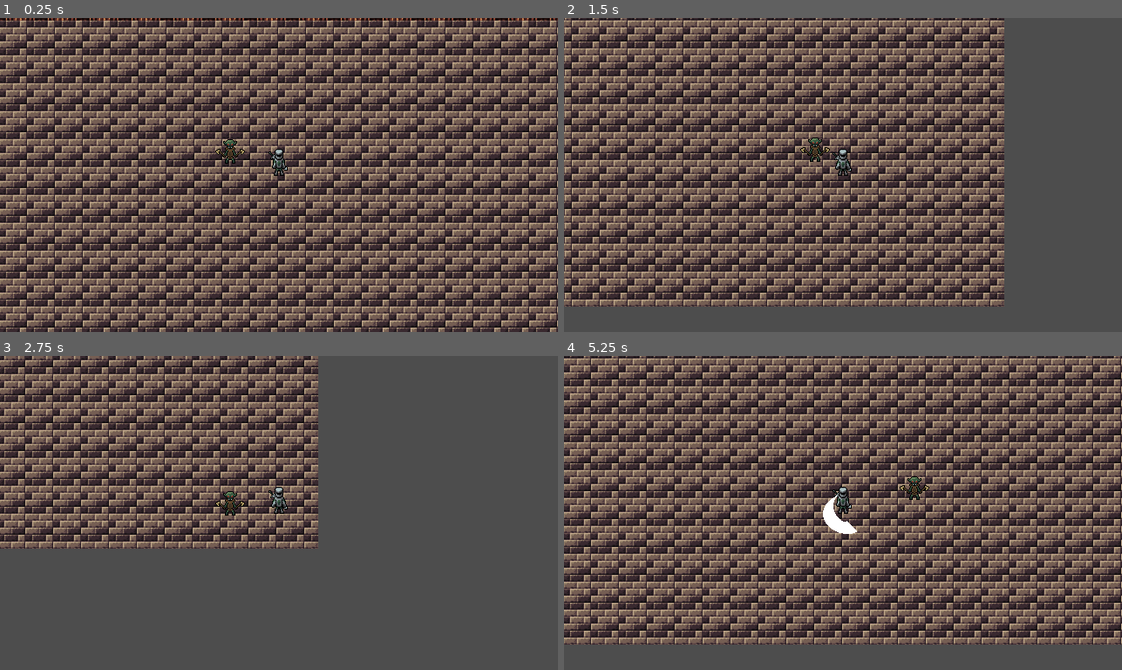
Above: before the commit, frames 1-4 (two rows, left to right).
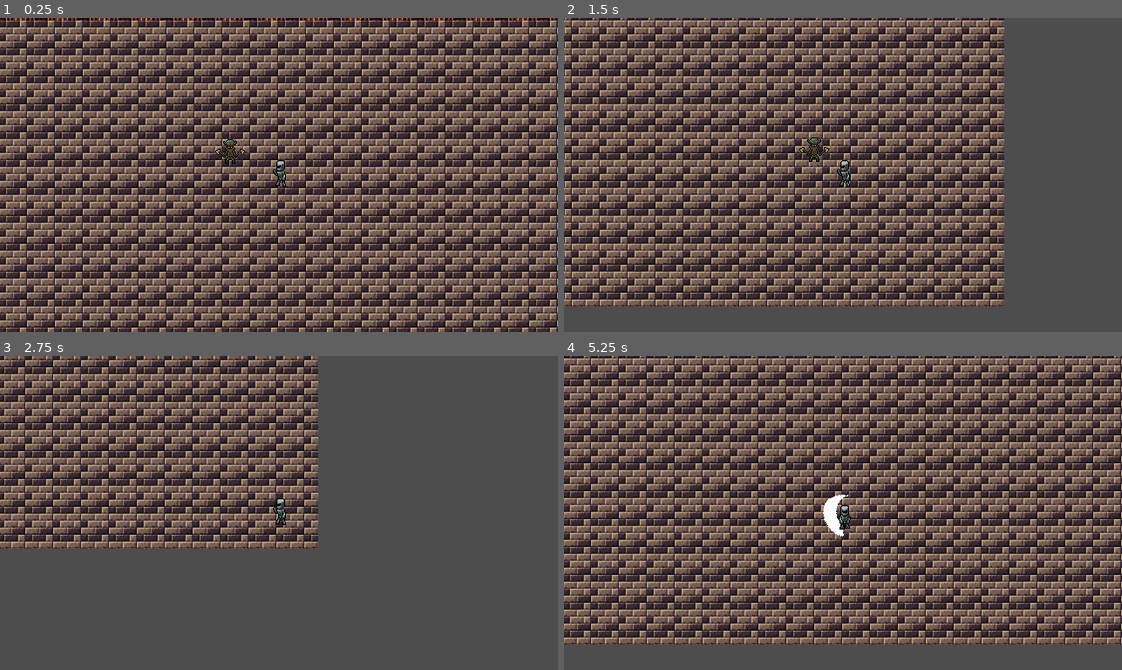
Above: after the commit, the same moments.

Repository: top-it-090304/OmskDev
Game: Godot game, scene res://scene/level/level.tscn
Same seed, same stepped clock (60 frames per second), same inputs: the game is played once before the commit and once after it.
Inputs (mouse positions are in pixels of both pictures, inside the frame that each line leads up to):
- Up to frame 1 (0.25 s): no input
- Up to frame 2 (1.5 s): move the mouse to (965, 159) at 0.52 s; hold D (move_right) 0.53-1.28 s; click (965, 159) at 0.6 s; move the mouse to (731, 190) at 1.27 s; hold S (move_down) from 1.28 s (still down); click (731, 190) at 1.35 s
- Up to frame 3 (2.75 s): move the mouse to (334, 443) at 2.02 s; release S (move_down) at 2.03 s; hold D (move_right) from 2.03 s (still down); click (334, 443) at 2.1 s
- Up to frame 4 (5.25 s): move the mouse to (815, 575) at 2.77 s; release D (move_right) at 2.78 s; hold W (move_up) 2.78-3.53 s; click (815, 575) at 2.85 s; move the mouse to (1010, 560) at 3.52 s; hold A (move_left) 3.53-5.03 s; click (1010, 560) at 3.6 s; move the mouse to (675, 465) at 4.27 s; click (675, 465) at 4.35 s; move the mouse to (870, 513) at 5.02 s; hold S (move_down) from 5.03 s (still down); click (870, 513) at 5.1 s

The runs differ from the first frame. In frame 1, 0.2% of the frame differs, in the area x 48-52%, y 41-54%; in frame 2, 0.3%; in frame 3, 0.4%; in frame 4, 0.5%, in the area x 46-66%, y 38-58%.

Commit message:
Добавлена коллизия удара
Теперь враг исчезает, получив два удара

Diff:
--- a/dungeon(NS)/atack_spawn.gd
+++ b/dungeon(NS)/atack_spawn.gd
@@ -30,5 +30,5 @@
 
 	player.add_child(attack_inst)
 	attack_inst.global_position=player.global_position
-	await get_tree().create_timer(0.26).timeout
+	await get_tree().create_timer(0.3).timeout
 	attack_inst.queue_free()
--- a/dungeon(NS)/scene/Atack_ability/atack_ability.tscn
+++ b/dungeon(NS)/scene/Atack_ability/atack_ability.tscn
@@ -1,9 +1,7 @@
-[gd_scene load_steps=9 format=3 uid="uid://ciaqb58qc8irp"]
+[gd_scene load_steps=7 format=3 uid="uid://ciaqb58qc8irp"]
 
 [ext_resource type="Texture2D" uid="uid://r4tj88ytjthd" path="res://scene/player/Atack/WarriorDownAttack01(UNpacked)Layer 2.png" id="1_fxt7t"]
-[ext_resource type="Script" uid="uid://dotflj7aw6r6j" path="res://scene/Atack_ability/atack_ability.gd" id="1_htxey"]
 [ext_resource type="Texture2D" uid="uid://brth4h3i3kail" path="res://scene/player/Atack/WarriorDownAttack01(UNpacked)Layer 4.png" id="2_htxey"]
-[ext_resource type="Texture2D" uid="uid://bjiy8bjlj1nih" path="res://scene/player/Atack/WarriorDownAttack01(UNpacked)Layer 3.png" id="3_5fb12"]
 
 [sub_resource type="AtlasTexture" id="AtlasTexture_sbvak"]
 atlas = ExtResource("1_fxt7t")
@@ -13,32 +11,56 @@
 atlas = ExtResource("2_htxey")
 region = Rect2(48, 0, 48, 48)
 
-[sub_resource type="AtlasTexture" id="AtlasTexture_n6qn7"]
-atlas = ExtResource("3_5fb12")
-region = Rect2(48, 0, 48, 48)
-
 [sub_resource type="SpriteFrames" id="SpriteFrames_jguwx"]
 animations = [{
 "frames": [{
-"duration": 1.0,
+"duration": 0.3,
 "texture": SubResource("AtlasTexture_sbvak")
 }, {
 "duration": 1.0,
 "texture": SubResource("AtlasTexture_wopu4")
-}, {
-"duration": 1.0,
-"texture": SubResource("AtlasTexture_n6qn7")
 }],
 "loop": false,
 "name": &"atack",
 "speed": 5.0
 }]
 
+[sub_resource type="CapsuleShape2D" id="CapsuleShape2D_2ej8v"]
+radius = 14.0
+height = 44.0
+
 [node name="Atack_ability" type="Node2D"]
-script = ExtResource("1_htxey")
 
 [node name="AnimatedSprite2D" type="AnimatedSprite2D" parent="."]
+z_index = 1
+position = Vector2(2.38419e-07, -1.19209e-07)
+rotation = 0.633555
 sprite_frames = SubResource("SpriteFrames_jguwx")
 animation = &"atack"
 autoplay = "atack"
-frame_progress = 0.967214
+frame = 1
+frame_progress = 1.0
+metadata/_aseprite_wizard_interface_config_ = {
+"layer_section": true,
+"pending_changes": {
+"embed_tex": true,
+"layers": [],
+"o_ex_p": "",
+"o_folder": "",
+"o_name": "",
+"only_visible": false,
+"scale": "1.0",
+"should_round_fps": true,
+"slice": "",
+"source": "",
+"source_uid": -1
+}
+}
+
+[node name="Area2D" type="Area2D" parent="."]
+collision_layer = 4
+collision_mask = 0
+
+[node name="CollisionShape2D" type="CollisionShape2D" parent="Area2D"]
+position = Vector2(-9, 1)
+shape = SubResource("CapsuleShape2D_2ej8v")
--- a/dungeon(NS)/scene/enemy/goblin_axe/enemy(goblin_axe).gd
+++ b/dungeon(NS)/scene/enemy/goblin_axe/enemy(goblin_axe).gd
@@ -1,13 +1,20 @@
 extends CharacterBody2D
-
+var hp=20
 var max_speed=150
 func _process(delta) :
-
+	if hp==0:
+		queue_free()
+		return
 	var direction=get_direction_to_player()
 	velocity=max_speed*direction
 	return move_and_slide()
+
 func get_direction_to_player():
 	var player=get_tree().get_first_node_in_group("player") as Node2D
 	if player!=null:
 		return (player.global_position-self.global_position).normalized()
 	return Vector2.ZERO
+
+
+func _on_area_2d_area_entered(area: Area2D) -> void:
+	hp=hp-10
--- a/dungeon(NS)/scene/enemy/goblin_axe/enemy(goblin_axe).tscn
+++ b/dungeon(NS)/scene/enemy/goblin_axe/enemy(goblin_axe).tscn
@@ -94,6 +94,9 @@
 radius = 9.0
 height = 32.0
 
+[sub_resource type="CircleShape2D" id="CircleShape2D_q3hyu"]
+radius = 20.0998
+
 [node name="enemy(goblin_axe)" type="CharacterBody2D"]
 script = ExtResource("1_2xi4h")
 
@@ -107,3 +110,13 @@
 [node name="CollisionShape2D" type="CollisionShape2D" parent="."]
 position = Vector2(16, 3)
 shape = SubResource("CapsuleShape2D_6027f")
+
+[node name="Area2D" type="Area2D" parent="."]
+collision_layer = 0
+collision_mask = 4
+
+[node name="CollisionShape2D" type="CollisionShape2D" parent="Area2D"]
+position = Vector2(16, 2)
+shape = SubResource("CircleShape2D_q3hyu")
+
+[connection signal="area_entered" from="Area2D" to="." method="_on_area_2d_area_entered"]
--- a/dungeon(NS)/scene/player/character_body_2d.tscn
+++ b/dungeon(NS)/scene/player/character_body_2d.tscn
@@ -82,6 +82,7 @@
 }]
 
 [node name="Player" type="CharacterBody2D" groups=["player"]]
+z_index = 2
 script = ExtResource("1_e68h0")
 
 [node name="ability_manager" type="Node" parent="."]
@@ -89,13 +90,14 @@
 [node name="atack_spawn" parent="ability_manager" instance=ExtResource("2_lrjex")]
 
 [node name="CollisionShape2D" type="CollisionShape2D" parent="."]
-position = Vector2(0, -8)
+position = Vector2(-1, 1)
 shape = SubResource("CircleShape2D_fpbkd")
 
 [node name="AnimatedSprite2D" type="AnimatedSprite2D" parent="."]
-position = Vector2(0, -14)
+z_index = 2
+position = Vector2(2, 3)
 sprite_frames = SubResource("SpriteFrames_uvqrg")
 animation = &"atack"
-autoplay = "idle"
+autoplay = "atack"
 
 [node name="Camera2D" type="Camera2D" parent="."]
Not shown: 1 places in dungeon(NS)/scene/enemy/goblin_axe/enemy(goblin_axe).tscn that only renumber resources
